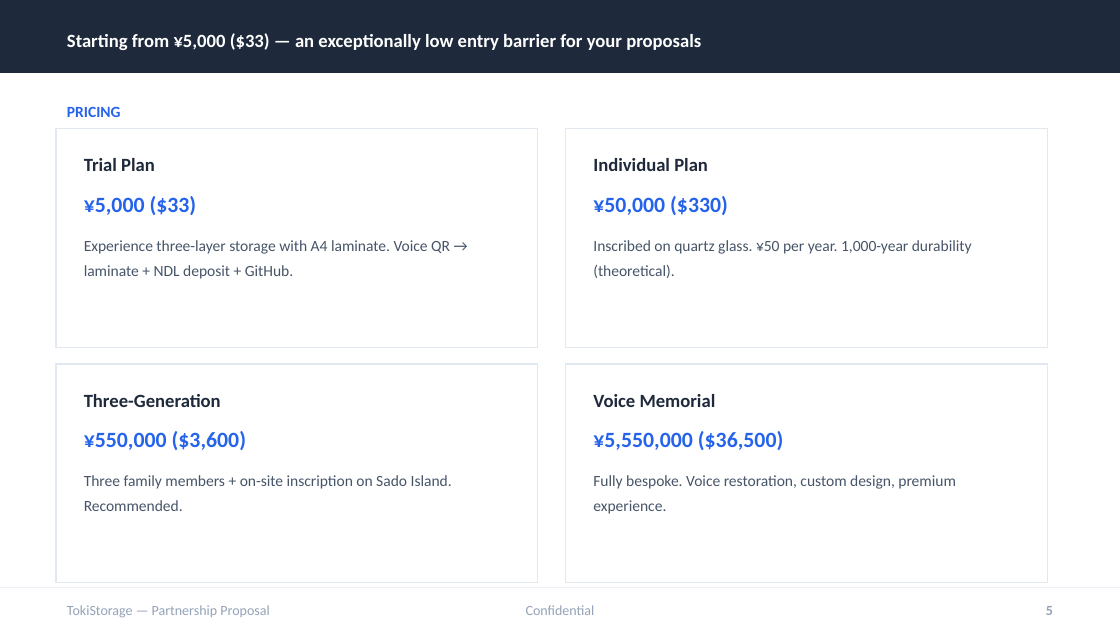
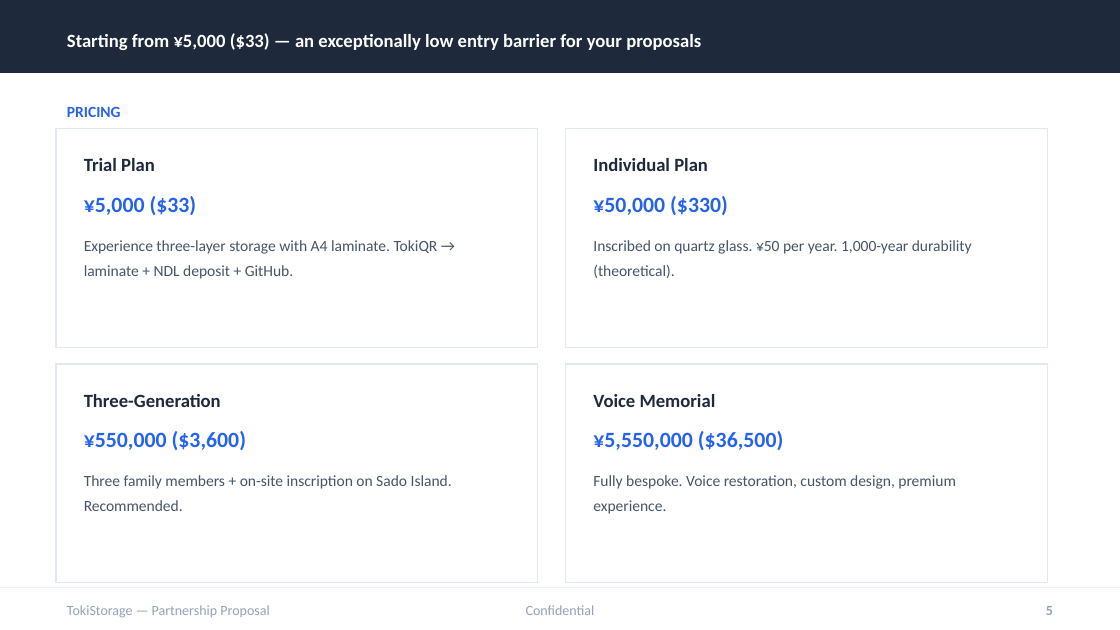
Before and after one commit to tokistorage/lp, a slide deck: slide 5 of tokistorage-partnership-deck-en.pptx. Drawn at 1120x630 pixels with LibreOffice and Linux fonts; fonts in the diff are those of the drawing. Boxes give left, top, right and bottom in pixels: in the first picture for what was removed or moved away, otherwise in the second. Text is boxed around its words. In the diff, an @@ line names an element or a change of style, - is before the commit and + after.

```diff
--- a/tokistorage-partnership-deck-en.pptx
+++ b/tokistorage-partnership-deck-en.pptx
@@ text at <box>84,240,438,279</box>: text changed @@
-Experience three-layer storage with A4 laminate. Voice QR → laminate + NDL deposit + GitHub.
+Experience three-layer storage with A4 laminate. TokiQR → laminate + NDL deposit + GitHub.
```
Also in this commit, not shown: 1 other slide changed, 13 other files.
